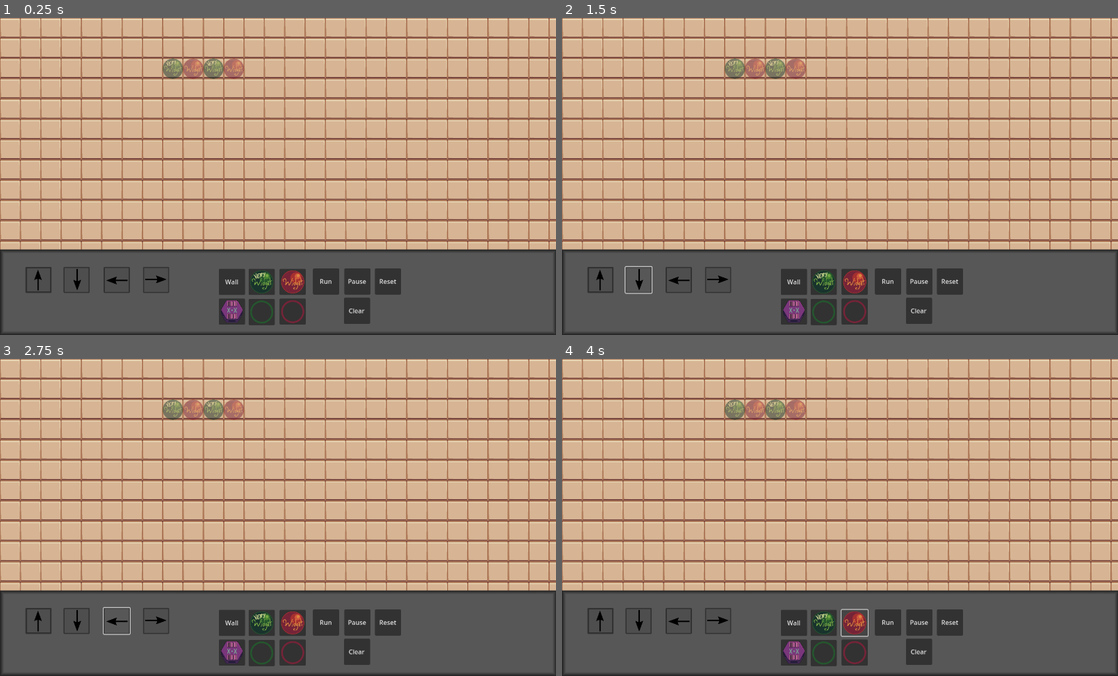
Above: before the commit, frames 1-4 (two rows, left to right).
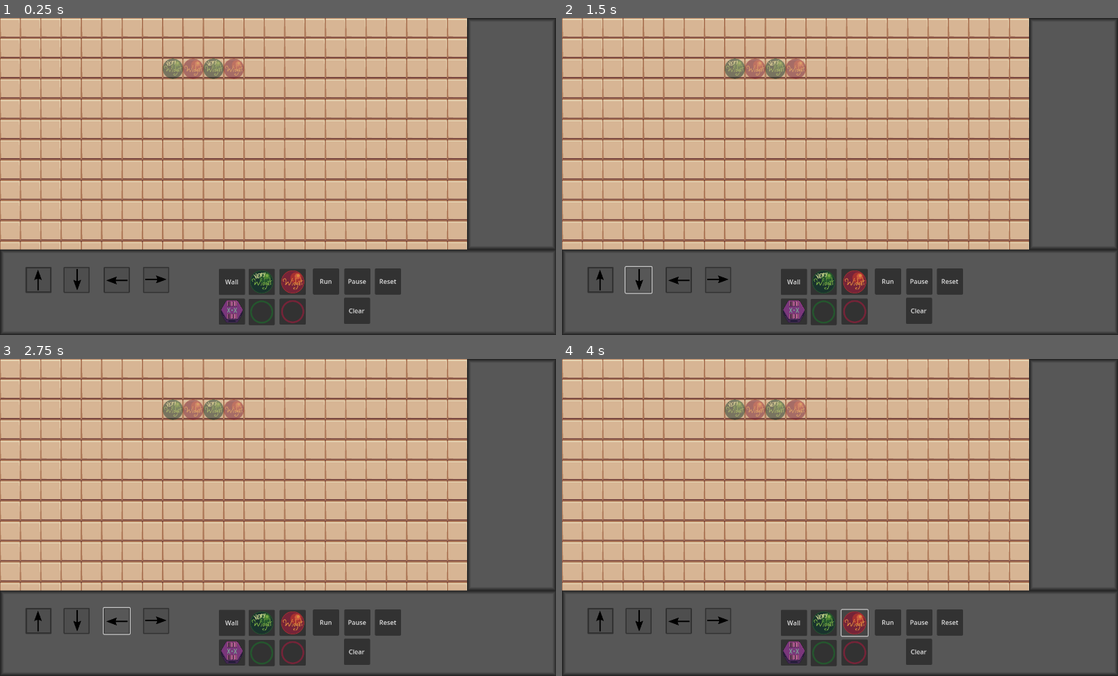
Above: after the commit, the same moments.

Repository: Salanmander/Roguetronics
Game: Godot game, scene res://Factory/factory.tscn
Same seed, same stepped clock (60 frames per second), same inputs: the game is played once before the commit and once after it. The engine's default icon, where the game draws it, is replaced by a stand-in: a white triangle on a blue panel in a dark square.
Inputs (mouse positions are in pixels of both pictures, inside the frame that each line leads up to):
- Up to frame 1 (0.25 s): no input
- Up to frame 2 (1.5 s): click (600, 281) at 0.5 s; click (639, 281) at 1.25 s
- Up to frame 3 (2.75 s): click (116, 622) at 2 s
- Up to frame 4 (4 s): click (717, 622) at 2.75 s; click (856, 622) at 3.5 s

The runs differ from the first frame. In frame 1, 12% of the frame differs, in the area x 84-100%, y 0-74%; in frame 2, 12%; in frame 3, 12%; in frame 4, 12%.

Commit message:
Controls to change dispenser rate

Diff:
--- a/Factory/Machine/Dispenser/dispenser.gd
+++ b/Factory/Machine/Dispenser/dispenser.gd
@@ -71,6 +71,14 @@
 func get_type():
 	return type
 
+
+func get_delay():
+	return cycle_spacing
+
 func reset():
 	super.reset()
 	last_spawn_cycle = 0
+
+
+func _on_delay_UI_change(new_spacing: int):
+	cycle_spacing = new_spacing
--- /dev/null
+++ b/Factory/Machine/Dispenser/dispenser_controls.gd
@@ -0,0 +1,21 @@
+extends Control
+class_name DispenserControls
+
+@onready var delay_box:SpinBox = $SpawnDelay
+
+# Called when the node enters the scene tree for the first time.
+func _ready():
+	delay_box.min_value = 0
+	delay_box.max_value = 100
+	pass
+
+func connect_to(dispenser: Dispenser):
+	# Disconnect all signals
+	var conns: Array = delay_box.value_changed.get_connections()
+	for conn in conns:
+		conn.signal.disconnect(conn.callable)
+
+	# Set values based on dispenser
+	delay_box.set_value(dispenser.get_delay())
+
+	delay_box.value_changed.connect(dispenser._on_delay_UI_change)
--- a/Factory/Machine/machine.gd
+++ b/Factory/Machine/machine.gd
@@ -6,6 +6,8 @@
 var last_cycle:float
 
 var nearby_widgets:Array[Widget]
+
+var highlight_line:Line2D
 
 
 
@@ -26,6 +28,17 @@
 	area_entered.connect(_on_area_entered)
 	area_exited.connect(_on_area_exited)
 
+	highlight_line = Line2D.new()
+	var highlight_points:Array[Vector2] = [Vector2(-64, -64),
+										   Vector2(-64, 64),
+										   Vector2(64, 64),
+										   Vector2(64, -64)]
+	highlight_line.points = PackedVector2Array(highlight_points)
+	highlight_line.closed = true
+	highlight_line.visible = false
+
+	add_child(highlight_line)
+
 	pass # Replace with function body.
 
 
@@ -34,6 +47,13 @@
 
 func reset():
 	last_cycle = 0
+
+func highlight():
+	highlight_line.visible = true
+
+func unhighlight():
+	highlight_line.visible = false
+
 
 
 func _on_area_entered(entering:Area2D):
--- /dev/null
+++ b/Factory/factory.gd
@@ -0,0 +1,31 @@
+extends Node2D
+
+@onready var floor: FactoryFloor = $FactoryLayer/FactoryFloor
+@onready var dispenser_controls: DispenserControls = $UILayer/MachineControls/DispenserControls
+
+
+# Called when the node enters the scene tree for the first time.
+func _ready():
+	floor.element_selected.connect(_on_element_selected)
+	pass # Replace with function body.
+
+
+# Called every frame. 'delta' is the elapsed time since the previous frame.
+func _process(delta):
+	pass
+
+
+func hide_all_controls():
+	dispenser_controls.visible = false
+
+func show_control(UIElement: Control):
+	UIElement.visible = true
+
+func _on_element_selected(element):
+	if not element is Dispenser:
+		return
+
+	dispenser_controls.connect_to(element)
+
+	hide_all_controls()
+	show_control(dispenser_controls)
--- a/Factory/factory.tscn
+++ b/Factory/factory.tscn
@@ -1,5 +1,6 @@
-[gd_scene load_steps=16 format=3 uid="uid://dksdy6hagfrlo"]
-
+[gd_scene load_steps=18 format=3 uid="uid://dksdy6hagfrlo"]
+
+[ext_resource type="Script" path="res://Factory/factory.gd" id="1_ajpdm"]
 [ext_resource type="Texture2D" uid="uid://c75ii64xae637" path="res://Factory/icon.png" id="1_uqvcs"]
 [ext_resource type="Texture2D" uid="uid://ntfyndnf1obk" path="res://Factory/box.png" id="2_5b2d0"]
 [ext_resource type="Texture2D" uid="uid://bqsb5r8n4oaa" path="res://Factory/floor.png" id="3_dkgit"]
@@ -10,6 +11,7 @@
 [ext_resource type="Texture2D" uid="uid://0nev7mkxipas" path="res://Factory/Machine/Combiner/combiner.png" id="4_rb14g"]
 [ext_resource type="Texture2D" uid="uid://dgxxdjh57j27q" path="res://Factory/Machine/Dispenser/dispenser.png" id="6_11ej4"]
 [ext_resource type="Texture2D" uid="uid://cat6imr33c48u" path="res://Factory/Machine/Dispenser/dispenser2.png" id="7_wes8x"]
+[ext_resource type="Script" path="res://Factory/Machine/Dispenser/dispenser_controls.gd" id="9_dhkmi"]
 
 [sub_resource type="StyleBoxFlat" id="StyleBoxFlat_hjol2"]
 bg_color = Color(0.341176, 0.341176, 0.341176, 1)
@@ -50,6 +52,7 @@
 sources/0 = SubResource("TileSetAtlasSource_fyd2g")
 
 [node name="Factory" type="Node2D"]
+script = ExtResource("1_ajpdm")
 
 [node name="UILayer" type="CanvasLayer" parent="."]
 
@@ -58,7 +61,7 @@
 scale = Vector2(1e-05, 1e-05)
 texture = ExtResource("4_fq6om")
 
-[node name="UI" type="Panel" parent="UILayer"]
+[node name="Button Panel" type="Panel" parent="UILayer"]
 anchors_preset = -1
 anchor_top = 1.0
 anchor_right = 1.001
@@ -66,7 +69,7 @@
 offset_top = -216.0
 theme_override_styles/panel = SubResource("StyleBoxFlat_hjol2")
 
-[node name="UpConveyorSelect" type="Button" parent="UILayer/UI"]
+[node name="UpConveyorSelect" type="Button" parent="UILayer/Button Panel"]
 layout_mode = 0
 offset_left = 64.0
 offset_top = 44.0
@@ -75,7 +78,7 @@
 icon = ExtResource("1_uqvcs")
 expand_icon = true
 
-[node name="DownConveyorSelect" type="Button" parent="UILayer/UI"]
+[node name="DownConveyorSelect" type="Button" parent="UILayer/Button Panel"]
 layout_mode = 0
 offset_left = 160.0
 offset_top = 44.0
@@ -83,13 +86,13 @@
 offset_bottom = 110.0
 expand_icon = true
 
-[node name="DownArrowIcon" type="Sprite2D" parent="UILayer/UI/DownConveyorSelect"]
+[node name="DownArrowIcon" type="Sprite2D" parent="UILayer/Button Panel/DownConveyorSelect"]
 position = Vector2(33, 33)
 rotation = 3.14159
 scale = Vector2(0.45, 0.45)
 texture = ExtResource("1_uqvcs")
 
-[node name="LeftConveyorSelect" type="Button" parent="UILayer/UI"]
+[node name="LeftConveyorSelect" type="Button" parent="UILayer/Button Panel"]
 layout_mode = 0
 offset_left = 261.0
 offset_top = 44.0
@@ -97,13 +100,13 @@
 offset_bottom = 110.0
 expand_icon = true
 
-[node name="LeftArrowIcon" type="Sprite2D" parent="UILayer/UI/LeftConveyorSelect"]
+[node name="LeftArrowIcon" type="Sprite2D" parent="UILayer/Button Panel/LeftConveyorSelect"]
 position = Vector2(33, 33)
 rotation = -1.5708
 scale = Vector2(0.45, 0.45)
 texture = ExtResource("1_uqvcs")
 
-[node name="RightConveyorSelect" type="Button" parent="UILayer/UI"]
+[node name="RightConveyorSelect" type="Button" parent="UILayer/Button Panel"]
 layout_mode = 0
 offset_left = 360.0
 offset_top = 44.0
@@ -111,13 +114,13 @@
 offset_bottom = 110.0
 expand_icon = true
 
-[node name="RightArrowIcon" type="Sprite2D" parent="UILayer/UI/RightConveyorSelect"]
+[node name="RightArrowIcon" type="Sprite2D" parent="UILayer/Button Panel/RightConveyorSelect"]
 position = Vector2(33, 33)
 rotation = 1.5708
 scale = Vector2(0.45, 0.45)
 texture = ExtResource("1_uqvcs")
 
-[node name="PlaceWidget" type="Button" parent="UILayer/UI"]
+[node name="PlaceWidget" type="Button" parent="UILayer/Button Panel"]
 layout_mode = 0
 offset_left = 704.0
 offset_top = 49.0
@@ -126,7 +129,7 @@
 icon = ExtResource("3_kb4iw")
 expand_icon = true
 
-[node name="PlaceWidget2" type="Button" parent="UILayer/UI"]
+[node name="PlaceWidget2" type="Button" parent="UILayer/Button Panel"]
 layout_mode = 0
 offset_left = 626.0
 offset_top = 49.0
@@ -135,7 +138,7 @@
 icon = ExtResource("4_ca5u6")
 expand_icon = true
 
-[node name="Run" type="Button" parent="UILayer/UI"]
+[node name="Run" type="Button" parent="UILayer/Button Panel"]
 layout_mode = 0
 offset_left = 788.0
 offset_top = 48.0
@@ -144,7 +147,7 @@
 text = "Run"
 expand_icon = true
 
-[node name="Pause" type="Button" parent="UILayer/UI"]
+[node name="Pause" type="Button" parent="UILayer/Button Panel"]
 layout_mode = 0
 offset_left = 867.0
 offset_top = 48.0
@@ -153,7 +156,7 @@
 text = "Pause"
 expand_icon = true
 
-[node name="PlaceCombiner" type="Button" parent="UILayer/UI"]
+[node name="PlaceCombiner" type="Button" parent="UILayer/Button Panel"]
 layout_mode = 0
 offset_left = 551.0
 offset_top = 124.0
@@ -162,7 +165,7 @@
 icon = ExtResource("4_rb14g")
 expand_icon = true
 
-[node name="PlaceDispenser" type="Button" parent="UILayer/UI"]
+[node name="PlaceDispenser" type="Button" parent="UILayer/Button Panel"]
 layout_mode = 0
 offset_left = 704.0
 offset_top = 124.0
@@ -171,7 +174,7 @@
 icon = ExtResource("6_11ej4")
 expand_icon = true
 
-[node name="PlaceDispenser2" type="Button" parent="UILayer/UI"]
+[node name="PlaceDispenser2" type="Button" parent="UILayer/Button Panel"]
 layout_mode = 0
 offset_left = 626.0
 offset_top = 125.0
@@ -180,7 +183,7 @@
 icon = ExtResource("7_wes8x")
 expand_icon = true
 
-[node name="PlaceWall" type="Button" parent="UILayer/UI"]
+[node name="PlaceWall" type="Button" parent="UILayer/Button Panel"]
 layout_mode = 0
 offset_left = 551.0
 offset_top = 49.0
@@ -189,7 +192,7 @@
 text = "Wall"
 expand_icon = true
 
-[node name="Reset" type="Button" parent="UILayer/UI"]
+[node name="Reset" type="Button" parent="UILayer/Button Panel"]
 layout_mode = 0
 offset_left = 944.0
 offset_top = 48.0
@@ -198,7 +201,7 @@
 text = "Reset"
 expand_icon = true
 
-[node name="Reset2" type="Button" parent="UILayer/UI"]
+[node name="Clear" type="Button" parent="UILayer/Button Panel"]
 layout_mode = 0
 offset_left = 866.0
 offset_top = 122.0
@@ -207,6 +210,37 @@
 text = "Clear"
 expand_icon = true
 
+[node name="MachineControls" type="Panel" parent="UILayer"]
+anchors_preset = -1
+anchor_left = 0.999
+anchor_right = 1.0
+anchor_bottom = 1.0
+offset_left = -222.6
+offset_bottom = -215.0
+theme_override_styles/panel = SubResource("StyleBoxFlat_hjol2")
+
+[node name="DispenserControls" type="Control" parent="UILayer/MachineControls"]
+visible = false
+anchors_preset = 0
+offset_right = 222.0
+offset_bottom = 584.0
+script = ExtResource("9_dhkmi")
+
+[node name="SpawnDelay" type="SpinBox" parent="UILayer/MachineControls/DispenserControls"]
+layout_mode = 0
+offset_left = 66.0
+offset_top = 98.0
+offset_right = 149.063
+offset_bottom = 129.0
+
+[node name="Label" type="Label" parent="UILayer/MachineControls/DispenserControls"]
+layout_mode = 0
+offset_left = 16.0
+offset_top = 73.0
+offset_right = 200.0
+offset_bottom = 96.0
+text = "Cycles between widgets"
+
 [node name="FactoryLayer" type="CanvasLayer" parent="."]
 layer = 0
 scale = Vector2(0.4, 0.4)
@@ -217,17 +251,17 @@
 format = 2
 script = ExtResource("3_ulfng")
 
-[connection signal="pressed" from="UILayer/UI/UpConveyorSelect" to="FactoryLayer/FactoryFloor" method="_on_up_conveyor_select_pressed"]
-[connection signal="pressed" from="UILayer/UI/DownConveyorSelect" to="FactoryLayer/FactoryFloor" method="_on_down_conveyor_select_pressed"]
-[connection signal="pressed" from="UILayer/UI/LeftConveyorSelect" to="FactoryLayer/FactoryFloor" method="_on_left_conveyor_select_pressed"]
-[connection signal="pressed" from="UILayer/UI/RightConveyorSelect" to="FactoryLayer/FactoryFloor" method="_on_right_conveyor_select_pressed"]
-[connection signal="pressed" from="UILayer/UI/PlaceWidget" to="FactoryLayer/FactoryFloor" method="_on_place_object_pressed"]
-[connection signal="pressed" from="UILayer/UI/PlaceWidget2" to="FactoryLayer/FactoryFloor" method="_on_place_widget2_pressed"]
-[connection signal="pressed" from="UILayer/UI/Run" to="FactoryLayer/FactoryFloor" method="_on_move_object_pressed"]
-[connection signal="pressed" from="UILayer/UI/Pause" to="FactoryLayer/FactoryFloor" method="_on_stop_object_pressed"]
-[connection signal="pressed" from="UILayer/UI/PlaceCombiner" to="FactoryLayer/FactoryFloor" method="_on_place_combiner_pressed"]
-[connection signal="pressed" from="UILayer/UI/PlaceDispenser" to="FactoryLayer/FactoryFloor" method="_on_place_dispenser_pressed"]
-[connection signal="pressed" from="UILayer/UI/PlaceDispenser2" to="FactoryLayer/FactoryFloor" method="_on_place_dispenser2_pressed"]
-[connection signal="pressed" from="UILayer/UI/PlaceWall" to="FactoryLayer/FactoryFloor" method="_on_place_wall_pressed"]
-[connection signal="pressed" from="UILayer/UI/Reset" to="FactoryLayer/FactoryFloor" method="reset_to_start_of_run"]
-[connection signal="pressed" from="UILayer/UI/Reset2" to="FactoryLayer/FactoryFloor" method="_on_clear_pressed"]
+[connection signal="pressed" from="UILayer/Button Panel/UpConveyorSelect" to="FactoryLayer/FactoryFloor" method="_on_up_conveyor_select_pressed"]
+[connection signal="pressed" from="UILayer/Button Panel/DownConveyorSelect" to="FactoryLayer/FactoryFloor" method="_on_down_conveyor_select_pressed"]
+[connection signal="pressed" from="UILayer/Button Panel/LeftConveyorSelect" to="FactoryLayer/FactoryFloor" method="_on_left_conveyor_select_pressed"]
+[connection signal="pressed" from="UILayer/Button Panel/RightConveyorSelect" to="FactoryLayer/FactoryFloor" method="_on_right_conveyor_select_pressed"]
+[connection signal="pressed" from="UILayer/Button Panel/PlaceWidget" to="FactoryLayer/FactoryFloor" method="_on_place_object_pressed"]
+[connection signal="pressed" from="UILayer/Button Panel/PlaceWidget2" to="FactoryLayer/FactoryFloor" method="_on_place_widget2_pressed"]
+[connection signal="pressed" from="UILayer/Button Panel/Run" to="FactoryLayer/FactoryFloor" method="_on_move_object_pressed"]
+[connection signal="pressed" from="UILayer/Button Panel/Pause" to="FactoryLayer/FactoryFloor" method="_on_stop_object_pressed"]
+[connection signal="pressed" from="UILayer/Button Panel/PlaceCombiner" to="FactoryLayer/FactoryFloor" method="_on_place_combiner_pressed"]
+[connection signal="pressed" from="UILayer/Button Panel/PlaceDispenser" to="FactoryLayer/FactoryFloor" method="_on_place_dispenser_pressed"]
+[connection signal="pressed" from="UILayer/Button Panel/PlaceDispenser2" to="FactoryLayer/FactoryFloor" method="_on_place_dispenser2_pressed"]
+[connection signal="pressed" from="UILayer/Button Panel/PlaceWall" to="FactoryLayer/FactoryFloor" method="_on_place_wall_pressed"]
+[connection signal="pressed" from="UILayer/Button Panel/Reset" to="FactoryLayer/FactoryFloor" method="reset_to_start_of_run"]
+[connection signal="pressed" from="UILayer/Button Panel/Clear" to="FactoryLayer/FactoryFloor" method="_on_clear_pressed"]
--- a/Factory/factory_floor.gd
+++ b/Factory/factory_floor.gd
@@ -1,4 +1,5 @@
 extends TileMap
+class_name FactoryFloor
 # Might be worth refactoring this at some point so that the tilemap
 # isn't the thing holding all the behavior.
 
@@ -19,6 +20,8 @@
 const PLACE_DISPENSER = 4
 const PLACE_WALL = 5
 
+signal element_selected(selected)
+
 var selected:int = FLOOR_TILE
 var selected_variant:int = CONVEYOR_UP_VARIANT
 
@@ -132,7 +135,9 @@
 					continue
 
 				if (event.position - machine.position).length() < 64:
-					print("Here")
+					unhighlight_all()
+					highlight(machine)
+					element_selected.emit(machine)
 
 
 
@@ -224,6 +229,13 @@
 	add_child(new_combiner)
 	machines.append(new_combiner)
 
+func unhighlight_all():
+	for machine:Machine in machines:
+		machine.unhighlight()
+
+func highlight(machine: Machine):
+	machine.highlight()
+
 
 
 #endregion
